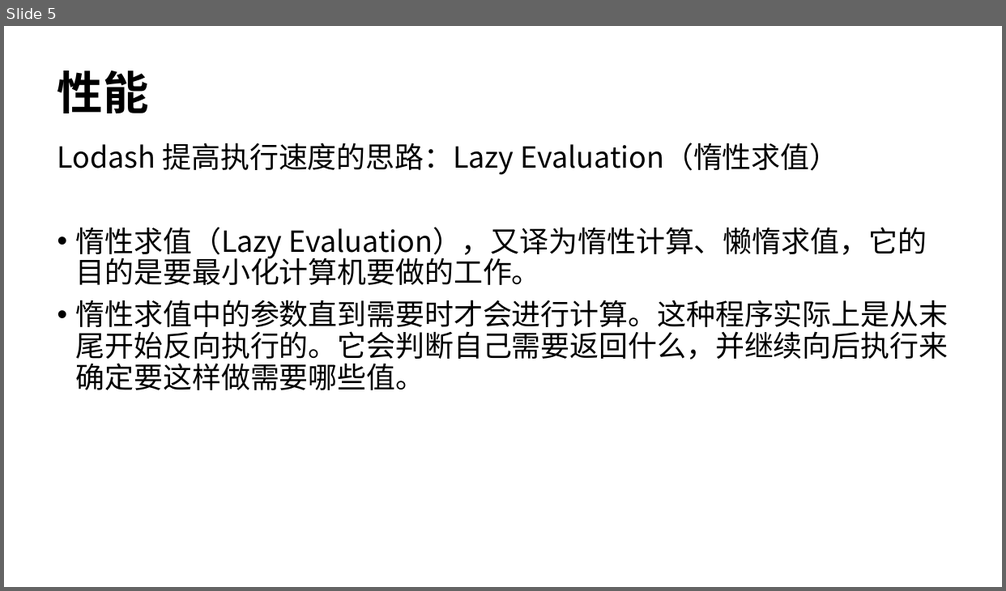
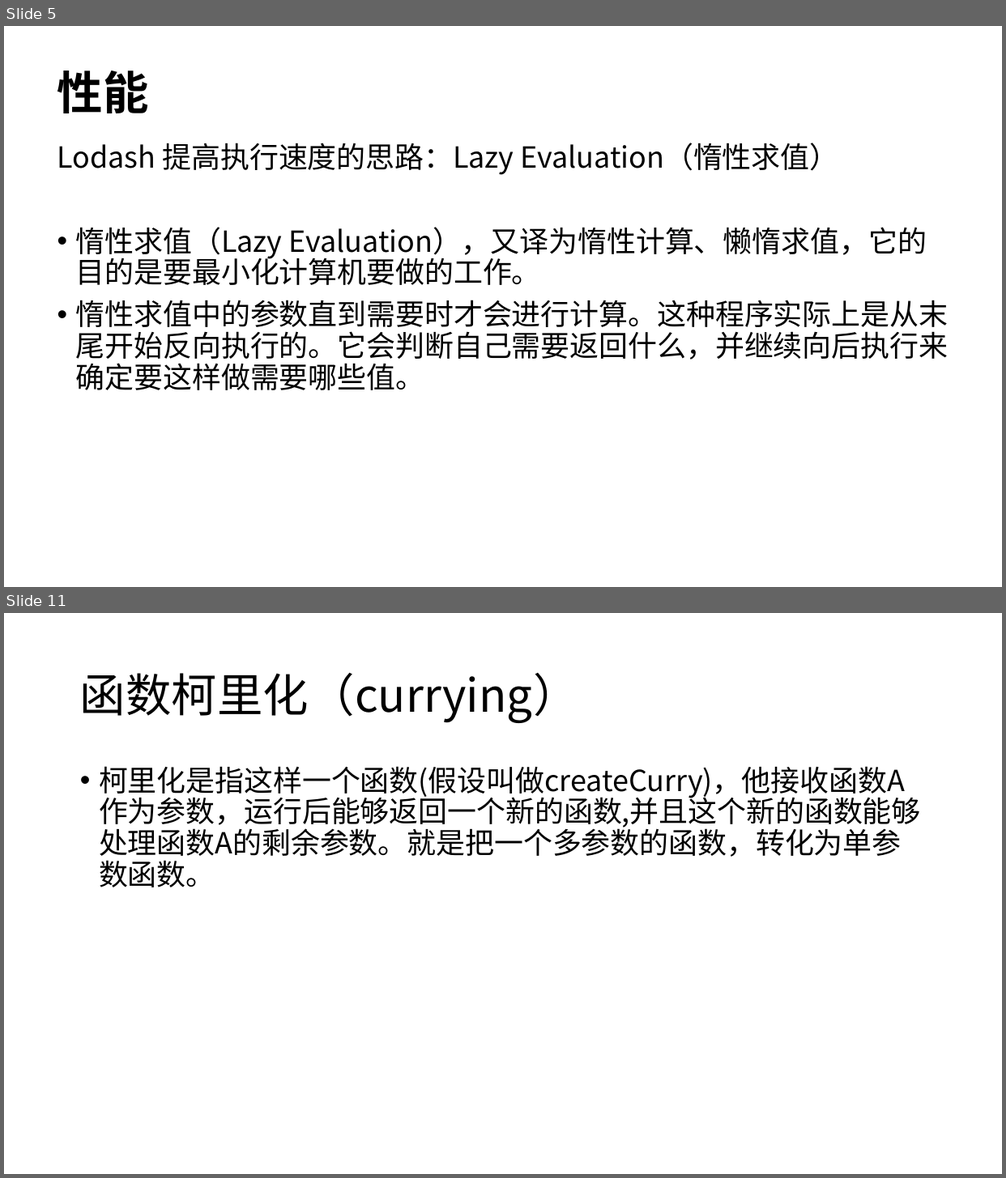
Before and after one commit to heqianyaoyiyao/ag-echarts, a slide deck: my-app/Lodash.pptx. Shown one above the other, each under a label of ours: slide 5 before the commit, slides 5 and 11 after it; the slides between them are not shown. The pictures are 1006x591 and 1006x1178 pixels, drawn with LibreOffice and Linux fonts; fonts in the diff are those of the drawing. Boxes give left, top, right and bottom in pixels: in the first picture for what was removed or moved away, otherwise in the second. Text is boxed around its words. In the diff, an @@ line names an element or a change of style, - is before the commit and + after.

Commit message:
curry

```diff
--- a/my-app/Lodash.pptx
+++ b/my-app/Lodash.pptx
@@ slide 11 added at <box>4,613,1002,1174</box>, background #FFFFFF @@
@@ title added at <box>80,673,579,723</box>, 44 pt, text #000000 @@
+函数柯里化（currying）
@@ text added at <box>99,766,921,888</box>, 28 pt, text #000000 @@
+• 柯里化是指这样一个函数(假设叫做createCurry)，他接收函数A作为参数，运行后能够返回一个新的函数,并且这个新的函数能够处理函数A的剩余参数。就是把一个多参数的函数，转化为单参数函数。
```
Also in this commit, not shown: 2 slides changed, 4 other slides added, 5 other files.
